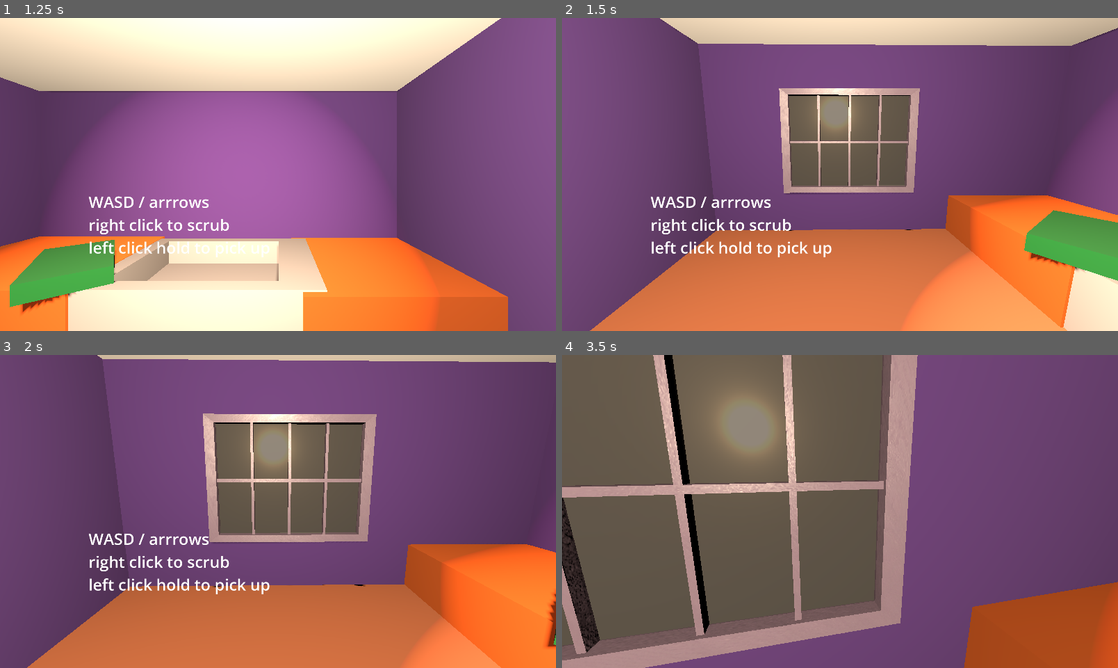
Above: before the commit, frames 1-4 (two rows, left to right).
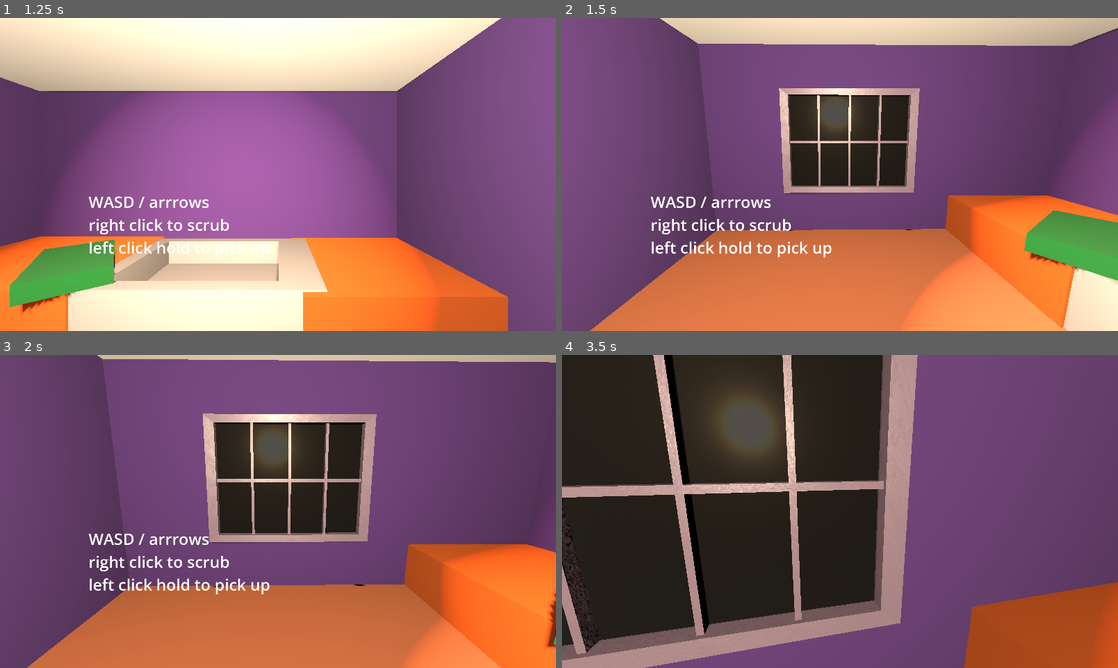
Above: after the commit, the same moments.

Repository: AKM372/STAR-Scholars-Project-2026
Game: Godot game, scene res://world.tscn
The game is run twice, just before and just after one commit, with the same random seed, the same clock (stepped at 60 frames per second) and the same inputs. Video files are missing from this copy of the repository; at most half a second of black plays in their place. Sound files missing from this copy of the repository are replaced by a short silence.
Inputs (mouse positions are in pixels of both pictures, inside the frame that each line leads up to):
- Up to frame 1 (1.25 s): tap Enter at 0.5 s; move the mouse to (400, 158) at 0.52 s; press the mouse at (400, 158) at 0.53 s; hold Right (right) from 0.53 s (still down)
- Up to frame 2 (1.5 s): tap Enter at 1.25 s; move the mouse to (812, 174) at 1.27 s; release Right (right) at 1.28 s; release the mouse at (812, 174) at 1.28 s; hold Up (forward) from 1.28 s (still down); right-click (812, 174) at 1.35 s
- Up to frame 3 (2 s): keep holding Up (forward)
- Up to frame 4 (3.5 s): keep holding Up (forward); tap Enter at 2, 2.75 s; move the mouse to (851, 505) at 2.02 s; hold T (testing) 2.03-2.78 s; move the mouse to (834, 517) at 2.77 s; click (834, 517) at 2.85 s

Frame 1 is identical in both runs. In frame 2, 5.4% of the frame differs, in the area x 40-63%, y 24-54%; in frame 3, 7.9%; in frame 4, 42%, in the area x 0-58%, y 0-93%.

Commit message:
Video Running Edits
Switched the video files from ogg > ogv so they will hopefully play when web exported onto itch.io.

Diff:
--- a/world.tscn
+++ b/world.tscn
@@ -5,7 +5,7 @@
 [ext_resource type="PackedScene" uid="uid://dfq2x8qcjmxh8" path="res://sponge.tscn" id="3_aqk2v"]
 [ext_resource type="PackedScene" uid="uid://dc2oq5v6ys733" path="res://sfx_dialouge.tscn" id="3_ioo17"]
 [ext_resource type="PackedScene" uid="uid://36bodevpebph" path="res://plate.tscn" id="4_036b0"]
-[ext_resource type="ArrayMesh" uid="uid://qu5poco0g2h7" path="res://sink.obj" id="4_aqk2v"]
+[ext_resource type="ArrayMesh" uid="uid://qu5poco0g2h7" path="res://assets/sink.obj" id="4_aqk2v"]
 [ext_resource type="Script" uid="uid://c6tyrltih4m8m" path="res://door.gd" id="6_dwbse"]
 [ext_resource type="Shader" uid="uid://jikbhcpyy1sk" path="res://glitch_screen.gdshader" id="6_ioo17"]
 [ext_resource type="PackedScene" uid="uid://bhtyy3p8e0sks" path="res://background_music.tscn" id="7_pkg7o"]
@@ -18,6 +18,8 @@
 [ext_resource type="Texture2D" uid="uid://dtw5qi3s0ywch" path="res://assets/textures/SM_window_M_Window_Pane_Normal.png" id="13_ikiii"]
 [ext_resource type="Texture2D" uid="uid://b71unvovm2i8k" path="res://assets/textures/SM_window_M_Window_Pane_Roughness.png" id="14_cbp6q"]
 [ext_resource type="Material" uid="uid://c6o5ph3dvv6so" path="res://M_Window_Frame.tres" id="15_26xuy"]
+[ext_resource type="VideoStream" uid="uid://bfhxy2o0rkgg2" path="res://sfx/Videos/People Walking Free Stock Footage, Royalty-Free No Copyright Content-converted.ogv" id="19_26xuy"]
+[ext_resource type="VideoStream" uid="uid://dlt4n1devyq35" path="res://sfx/Videos/People Walking Past the Camera - Free Stock Footage For Commercial Projects-converted.ogv" id="20_bc84e"]
 
 [sub_resource type="BoxShape3D" id="BoxShape3D_gv5m4"]
 
@@ -70,19 +72,12 @@
 emission_enabled = true
 emission_energy_multiplier = 8.11
 
-[sub_resource type="VideoStreamTheora" id="VideoStreamTheora_eqetu"]
-file = "res://sfx/Videos/People Walking Past the Camera - Free Stock Footage For Commercial Projects-converted.ogg"
-
 [sub_resource type="ViewportTexture" id="ViewportTexture_ioo17"]
 viewport_path = NodePath("Windows/SubViewport2")
 
 [sub_resource type="StandardMaterial3D" id="StandardMaterial3D_gbfbk"]
 resource_local_to_scene = true
 albedo_texture = SubResource("ViewportTexture_ioo17")
-
-[sub_resource type="VideoStreamTheora" id="VideoStreamTheora_gbfbk"]
-resource_local_to_scene = true
-file = "res://sfx/Videos/People Walking Free Stock Footage, Royalty-Free No Copyright Content-converted.ogg"
 
 [node name="World" type="Node3D" unique_id=1850648427]
 script = ExtResource("1_aqk2v")
@@ -317,7 +312,7 @@
 offset_right = 680.0
 offset_bottom = 1280.0
 audio_track = 2
-stream = SubResource("VideoStreamTheora_eqetu")
+stream = ExtResource("19_26xuy")
 autoplay = true
 expand = true
 loop = true
@@ -337,7 +332,7 @@
 offset_right = 680.0
 offset_bottom = 1280.0
 audio_track = 2
-stream = SubResource("VideoStreamTheora_gbfbk")
+stream = ExtResource("20_bc84e")
 autoplay = true
 expand = true
 loop = true
Not shown, removed: sfx/Videos/People Walking Free Stock Footage, Royalty-Free No Copyright Content-converted.ogg.import
Not shown, added: sfx/Videos/People Walking Free Stock Footage, Royalty-Free No Copyright Content-converted.ogv.uid
Not shown, removed: sfx/Videos/People Walking Past the Camera - Free Stock Footage For Commercial Projects-converted.ogg.import
Not shown, added: sfx/Videos/People Walking Past the Camera - Free Stock Footage For Commercial Projects-converted.ogv.uid
Not shown, added: sfx/Videos/People Walking Free Stock Footage, Royalty-Free No Copyright Content-converted.ogv
Not shown, added: sfx/Videos/People Walking Past the Camera - Free Stock Footage For Commercial Projects-converted.ogv
